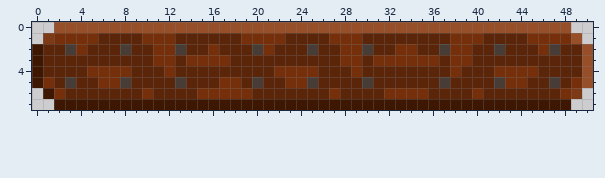
Pixel-art sprite, stored at Assets/Textures/wooden_platfrom.png. That is the earlier state.
The file is 51x8 pixels.
Once edited:
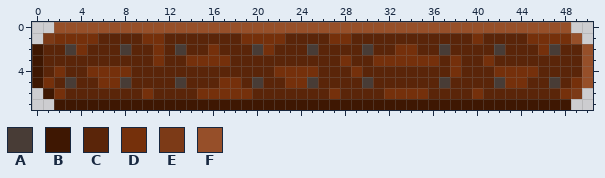
Palette (. is transparent): A #483c36  B #3e1702  C #5a2509  D #75300b  E #7c3a17  F #964f29
The edit:
y 1: x 12 D -> C; x 29 D -> C; x 38..39 DD -> CC
y 2: x 12 D -> C; x 28..29 DD -> CC; x 38..39 DD -> CC
y 3: x 12 D -> C; x 29 D -> C; x 39 D -> C; x 41 C -> D
y 4: x 2 C -> D; x 12 D -> C
